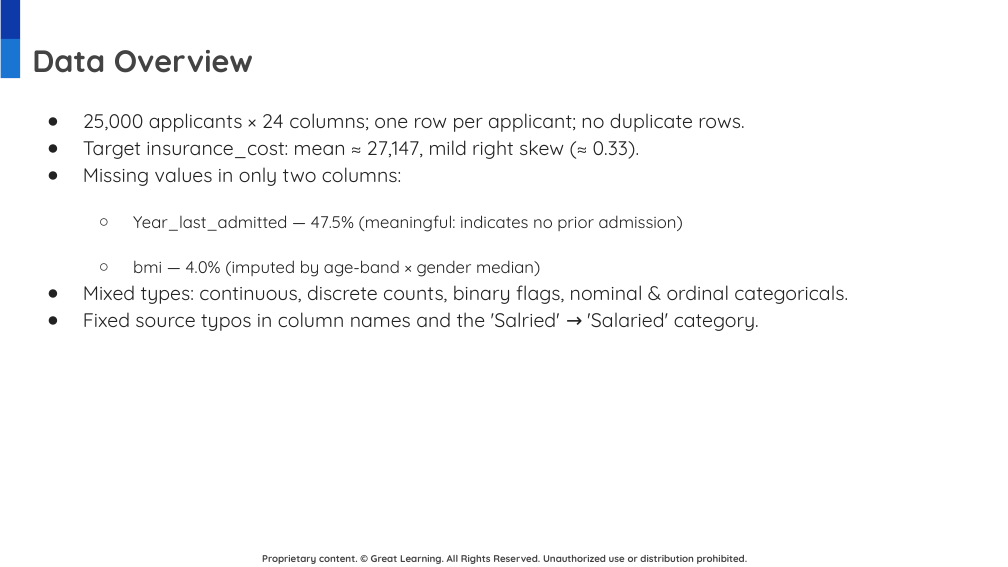
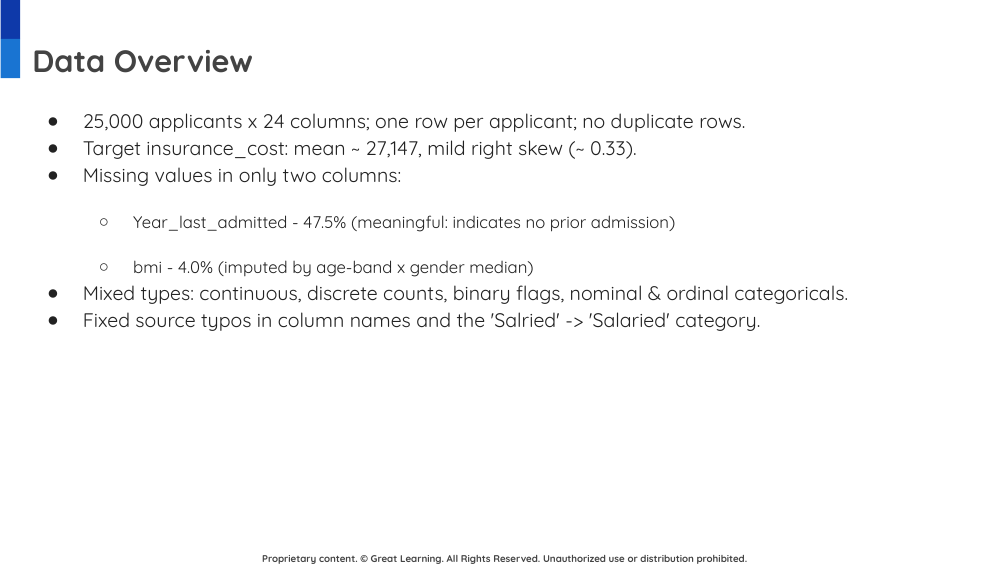
Before and after one commit to gunjan075/gl-capstone, a slide deck: slide 5 of Insurance_Price_Prediction_Final_Presentation.pptx. Drawn at 1008x567 pixels with LibreOffice and Linux fonts; fonts in the diff are those of the drawing; background and template pictures are left out. Boxes give left, top, right and bottom in pixels: in the first picture for what was removed or moved away, otherwise in the second. Text is boxed around its words. In the diff, an @@ line names an element or a change of style, - is before the commit and + after.

```diff
--- a/Insurance_Price_Prediction_Final_Presentation.pptx
+++ b/Insurance_Price_Prediction_Final_Presentation.pptx
@@ text at (83,113,745,159): text changed @@
-● 25,000 applicants × 24 columns; one row per applicant; no duplicate rows.
-● Target insurance_cost: mean ≈ 27,147, mild right skew (≈ 0.33).
+● 25,000 applicants x 24 columns; one row per applicant; no duplicate rows.
+● Target insurance_cost: mean ~ 27,147, mild right skew (~ 0.33).
@@ text at (133,215,675,277): text changed @@
-  ○ Year_last_admitted — 47.5% (meaningful: indicates no prior admission)
-  ○ bmi — 4.0% (imputed by age-band × gender median)
+  ○ Year_last_admitted - 47.5% (meaningful: indicates no prior admission)
+  ○ bmi - 4.0% (imputed by age-band x gender median)
@@ text at (83,312,760,331): text changed @@
-● Fixed source typos in column names and the 'Salried' → 'Salaried' category.
+● Fixed source typos in column names and the 'Salried' -> 'Salaried' category.
```
Also in this commit, not shown: 15 other slides changed, 22 other files.
